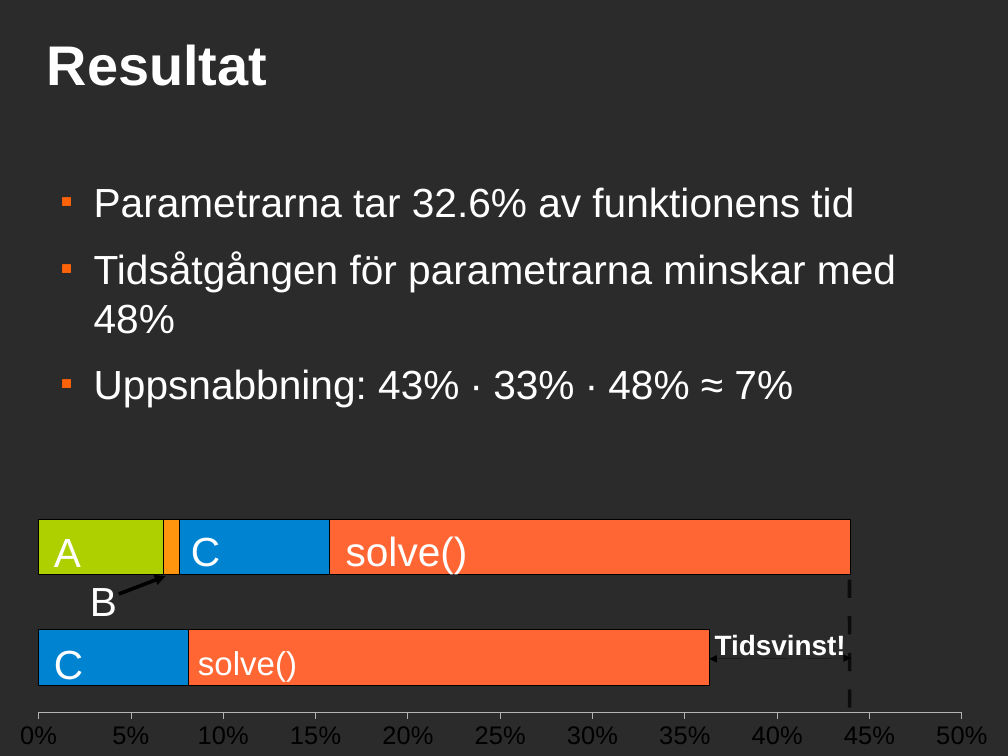
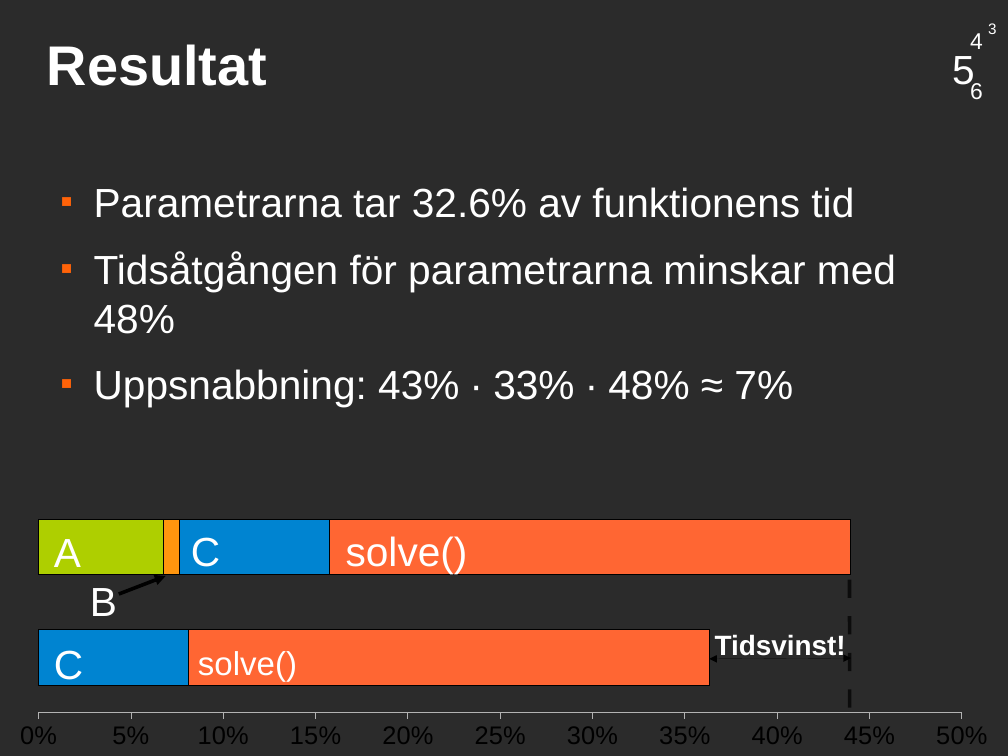
Before and after one commit to saifthe1/openfoam-openmp, a slide deck: slide 16 of presentation/pres.odp. Drawn at 1008x756 pixels with LibreOffice and Linux fonts; fonts in the diff are those of the drawing; background and template pictures are left out; a plain dark background stands for a picture behind light text. Boxes give left, top, right and bottom in pixels: in the first picture for what was removed or moved away, otherwise in the second. Text is boxed around its words. In the diff, an @@ line names an element or a change of style, - is before the commit and + after.

```diff
--- a/presentation/pres.odp
+++ b/presentation/pres.odp
@@ text added at <box>988,23,996,34</box>, 12 pt, text #FFFFFF @@
+3
@@ text added at <box>952,56,975,92</box>, 32 pt, text #FFFFFF @@
+5
@@ text added at <box>970,33,983,49</box>, 18 pt, text #FFFFFF @@
+4
@@ text added at <box>970,81,983,100</box>, 18 pt, text #FFFFFF @@
+6
```
Also in this commit, not shown: 3 other slides changed.
